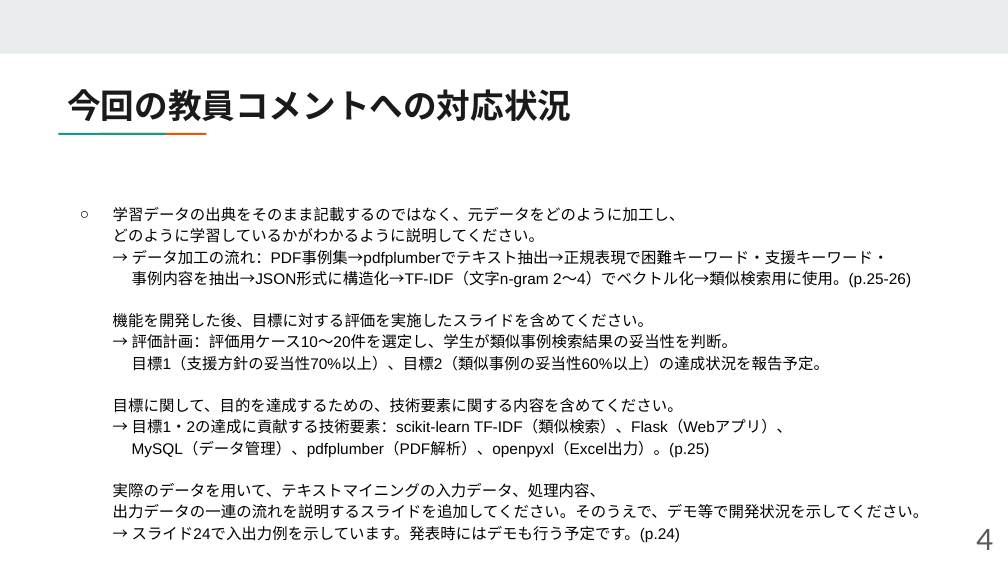
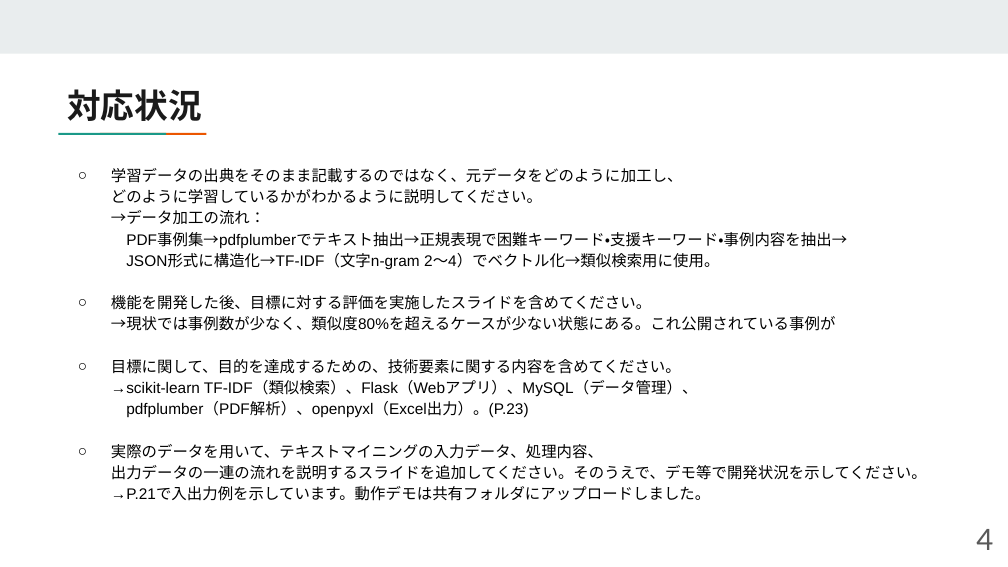
Before and after one commit to UMEZAWADAN/SD-5, a slide deck: slide 4 of SD-5.pptx (slide 7 before the commit). Drawn at 1008x567 pixels with LibreOffice and Linux fonts; fonts in the diff are those of the drawing. Boxes give left, top, right and bottom in pixels: in the first picture for what was removed or moved away, otherwise in the second. Text is boxed around its words. In the diff, an @@ line names an element or a change of style, - is before the commit and + after.

```diff
--- a/SD-5.pptx
+++ b/SD-5.pptx
@@ title removed at <box>67,89,571,121</box> @@
-今回の教員コメントへの対応状況
@@ title added at <box>67,89,201,121</box>, 24 pt, text #1A1A1A, bold @@
+対応状況
@@ text at <box>111,168,927,501</box>: text changed @@
-  ○ 学習データの出典をそのまま記載するのではなく、元データをどのように加工し、
-    どのように学習しているかがわかるように説明してください。
-    → データ加工の流れ：PDF事例集→pdfplumberでテキスト抽出→正規表現で困難キーワード・支援キーワード・
-    事例内容を抽出→JSON形式に構造化→TF-IDF（文字n-gram 2〜4）でベクトル化→類似検索用に使用。(p.25-26)
-    機能を開発した後、目標に対する評価を実施したスライドを含めてください。
-    → 評価計画：評価用ケース10〜20件を選定し、学生が類似事例検索結果の妥当性を判断。
-    目標1（支援方針の妥当性70%以上）、目標2（類似事例の妥当性60%以上）の達成状況を報告予定。
-    目標に関して、目的を達成するための、技術要素に関する内容を含めてください。
-    → 目標1・2の達成に貢献する技術要素：scikit-learn TF-IDF（類似検索）、Flask（Webアプリ）、
-    MySQL（データ管理）、pdfplumber（PDF解析）、openpyxl（Excel出力）。(p.25)
-    実際のデータを用いて、テキストマイニングの入力データ、処理内容、
-    出力データの一連の流れを説明するスライドを追加してください。そのうえで、デモ等で開発状況を示してください。
-    → スライド24で入出力例を示しています。発表時にはデモも行う予定です。(p.24)
+  ○ 学習データの出典をそのまま記載するのではなく、元データをどのように加工し、
+どのように学習しているかがわかるように説明してください。
+→データ加工の流れ：
+PDF事例集→pdfplumberでテキスト抽出→正規表現で困難キーワード・支援キーワード・事例内容を抽出→
+JSON形式に構造化→TF-IDF（文字n-gram 2〜4）でベクトル化→類似検索用に使用。
+  ○ 機能を開発した後、目標に対する評価を実施したスライドを含めてください。
+→現状では事例数が少なく、類似度80%を超えるケースが少ない状態にある。これ公開されている事例が
+  ○ 目標に関して、目的を達成するための、技術要素に関する内容を含めてください。
+→scikit-learn TF-IDF（類似検索）、Flask（Webアプリ）、MySQL（データ管理）、
+pdfplumber（PDF解析）、openpyxl（Excel出力）。(P.23)
+  ○ 実際のデータを用いて、テキストマイニングの入力データ、処理内容、
+出力データの一連の流れを説明するスライドを追加してください。そのうえで、デモ等で開発状況を示してください。
+→P.21で入出力例を示しています。動作デモは共有フォルダにアップロードしました。
```
Also in this commit, not shown: 16 other slides changed, 10 slides added, 3 slides removed.
